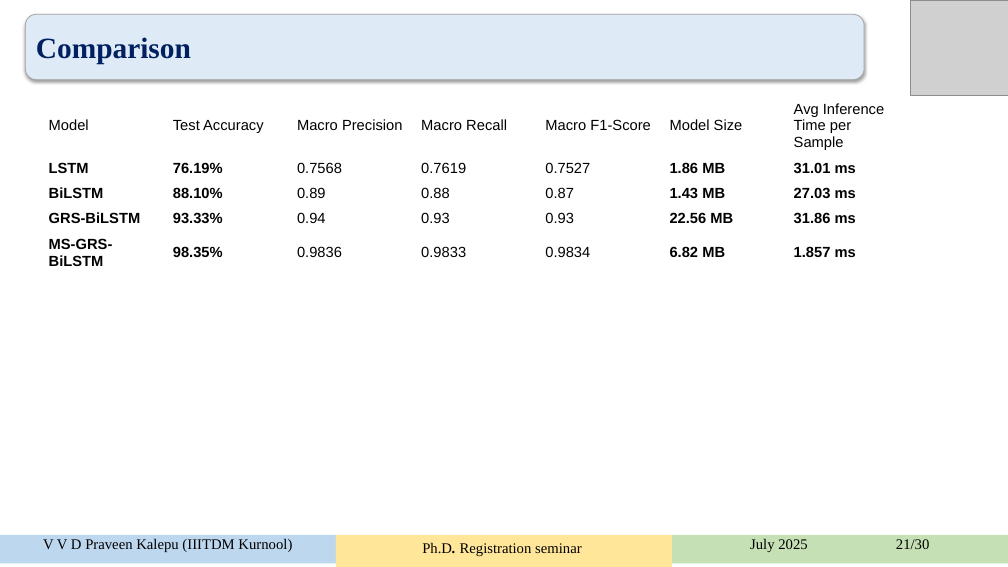
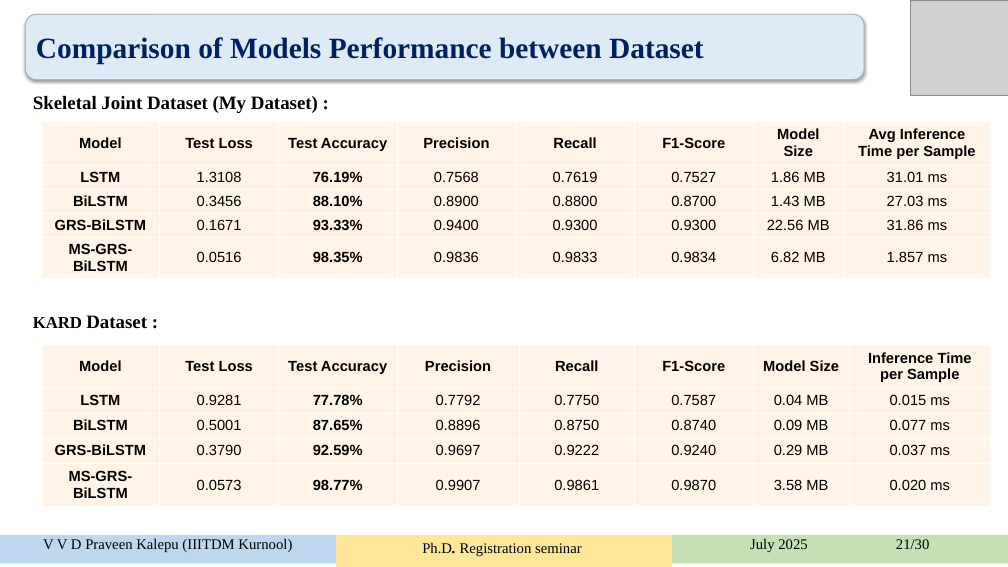
Before and after one commit to rishitmaurya/Human-Activity-Recognition, a slide deck: slide 25 of HAR_rishit.pptx. Drawn at 1008x567 pixels with LibreOffice and Linux fonts; fonts in the diff are those of the drawing; grey boxes stand for pictures. Boxes give left, top, right and bottom in pixels: in the first picture for what was removed or moved away, otherwise in the second. Text is boxed around its words. In the diff, an @@ line names an element or a change of style, - is before the commit and + after.

```diff
--- a/HAR_rishit.pptx
+++ b/HAR_rishit.pptx
@@ text in rounded rectangle at [36, 37, 704, 65]: text changed @@
-Comparison
+Comparison of Models Performance between Dataset
@@ text added at [33, 96, 318, 113], 18 pt, text #000000, bold @@
+Skeletal Joint Dataset (My Dataset) :
@@ table at [41, 121, 991, 284] @@
+column 2: Test Loss | 1.3108 | 0.3456 | 0.1671 | 0.0516
-column 3: Macro Precision | 0.7568 | 0.89 | 0.94 | 0.9836
+column 4: Precision | 0.7568 | 0.8900 | 0.9400 | 0.9836
-column 4: Macro Recall | 0.7619 | 0.88 | 0.93 | 0.9833
+column 5: Recall | 0.7619 | 0.8800 | 0.9300 | 0.9833
-column 5: Macro F1-Score | 0.7527 | 0.87 | 0.93 | 0.9834
+column 6: F1-Score | 0.7527 | 0.8700 | 0.9300 | 0.9834
@@ table: place and size @@
-table at [41, 95, 909, 274]
+table at [41, 121, 991, 284]
@@ text added at [33, 315, 147, 328], 18 pt, text #000000, bold @@
+KARD Dataset :
@@ table added at [41, 345, 991, 506], 5 rows, 8 columns @@
+Model | Test Loss | Test Accuracy | Precision | Recall | F1-Score | Model Size | Inference Time per Sample
+LSTM | 0.9281 | 77.78% | 0.7792 | 0.7750 | 0.7587 | 0.04 MB | 0.015 ms
+BiLSTM | 0.5001 | 87.65% | 0.8896 | 0.8750 | 0.8740 | 0.09 MB | 0.077 ms
+GRS-BiLSTM | 0.3790 | 92.59% | 0.9697 | 0.9222 | 0.9240 | 0.29 MB | 0.037 ms
+MS-GRS-BiLSTM | 0.0573 | 98.77% | 0.9907 | 0.9861 | 0.9870 | 3.58 MB | 0.020 ms
```
Also in this commit, not shown: 3 other slides changed, 5 slides removed, 5 other files.
